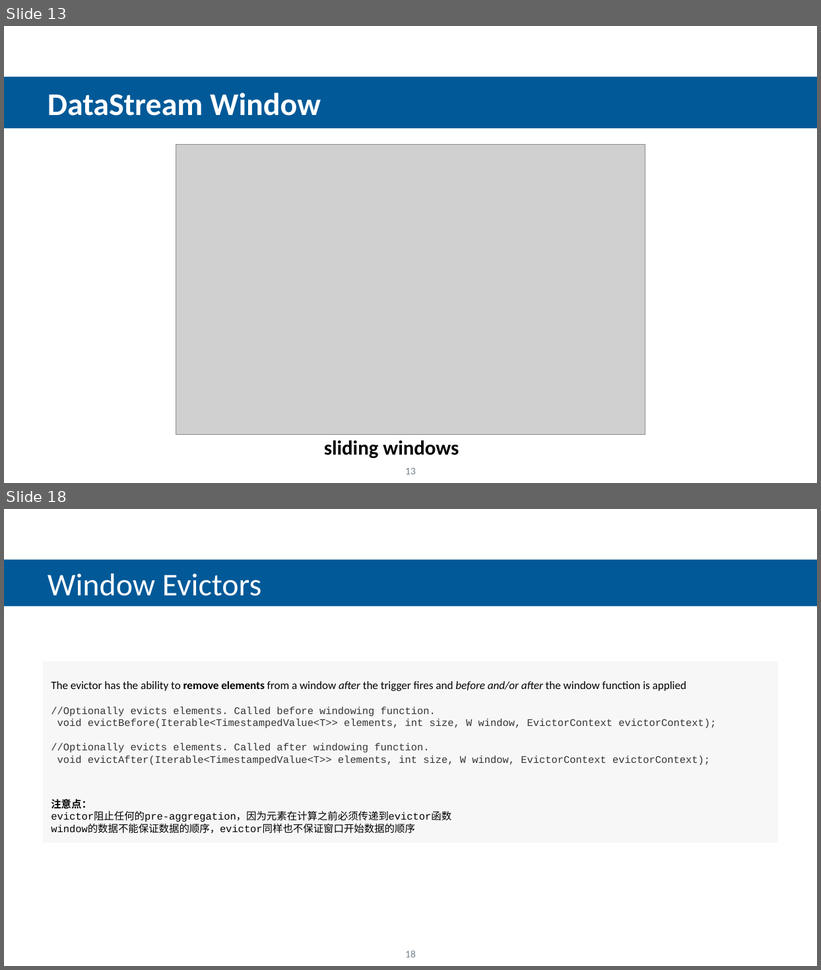
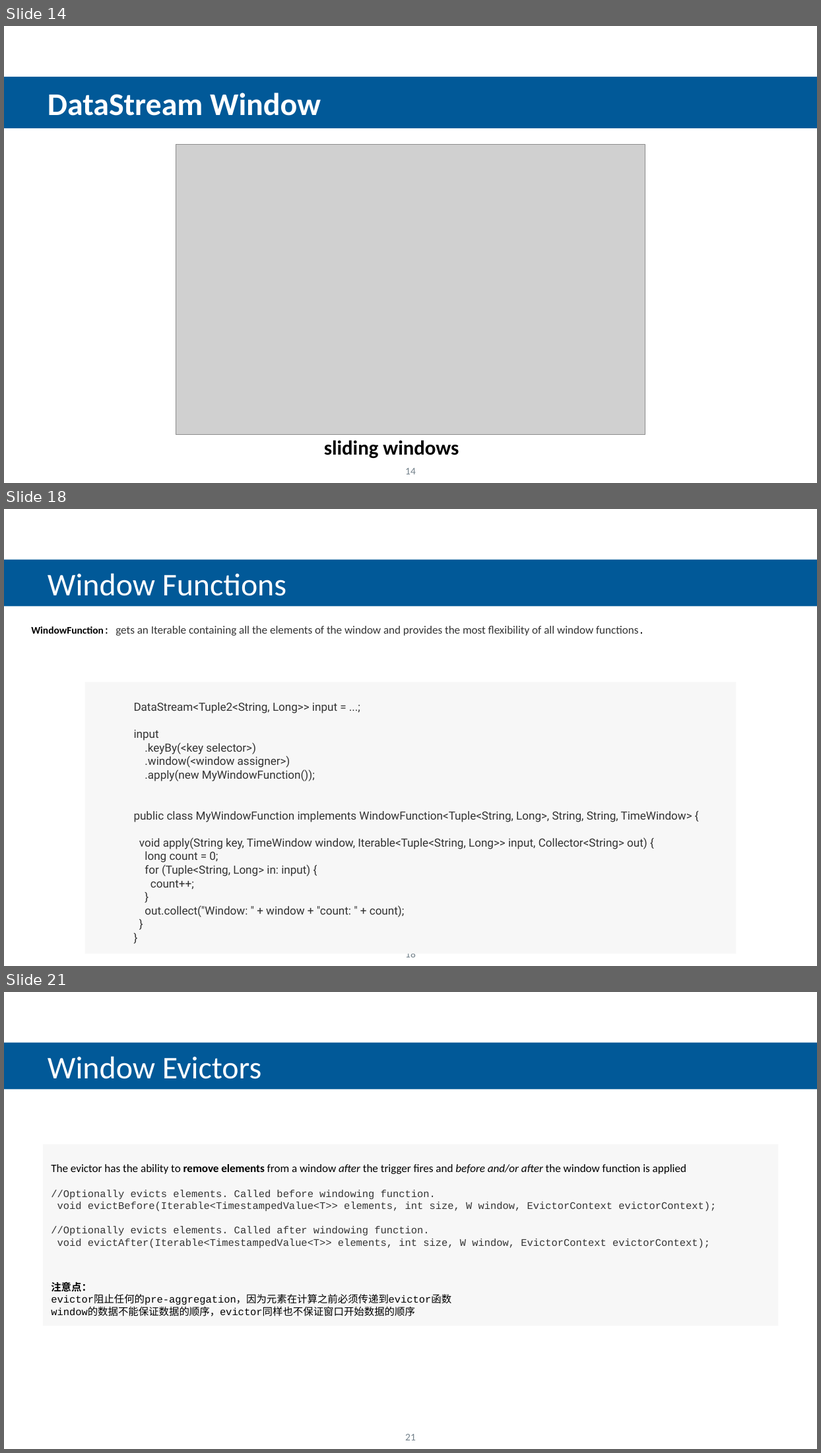
Before and after one commit to feiniaoyuyu/com-my-flink-java, a slide deck: flink introduction.pptx. Shown one above the other, each under a label of ours: slides 13 and 18 before the commit, slides 14, 18 and 21 after it; the slides between them are not shown. The pictures are 821x970 and 821x1453 pixels, drawn with LibreOffice and Linux fonts; fonts in the diff are those of the drawing; grey boxes stand for pictures; background and template pictures are left out. Boxes give left, top, right and bottom in pixels: in the first picture for what was removed or moved away, otherwise in the second. Text is boxed around its words. In the diff, an @@ line names an element or a change of style, - is before the commit and + after.

```diff
--- a/flink introduction.pptx
+++ b/flink introduction.pptx
@@ slide 18 added at <box>4,509,817,966</box>, background #FFFFFF @@
@@ rectangle added at <box>4,559,817,606</box>, fill #015998, 28 pt, text #FFFFFF @@
+  Window Functions
@@ text added at <box>31,626,638,636</box>, 10 pt, text #333333 @@
+WindowFunction: gets an Iterable containing all the elements of the window and provides the most flexibility of all window functions.
@@ rectangle added at <box>85,682,737,954</box>, fill #F7F7F7, 10 pt, text #333333 @@
+  DataStream<Tuple2<String, Long>> input = ...;
+  input
+  .keyBy(<key selector>)
+  .window(<window assigner>)
+  .apply(new MyWindowFunction());
+  public class MyWindowFunction implements WindowFunction<Tuple<String, Long>, String, String, TimeWindow> {
+  void apply(String key, TimeWindow window, Iterable<Tuple<String, Long>> input, Collector<String> out) {
+  long count = 0;
+  for (Tuple<String, Long> in: input) {
+  count++;
+  }
+  out.collect("Window: " + window + "count: " + count);
+  }
+  }
@@ page number added at <box>405,954,416,958</box>, 9 pt, text #72808A @@
+18
@@ what was slide 13 is now slide 14 @@
@@ page number at <box>405,468,416,475</box>: text changed @@
-13
+14
@@ what was slide 18 is now slide 21 @@
@@ page number at <box>405,1434,416,1441</box>: text changed @@
-18
+21
```
Also in this commit, not shown: 17 slides changed, 9 other slides added, 3 slides removed, 37 other files.
